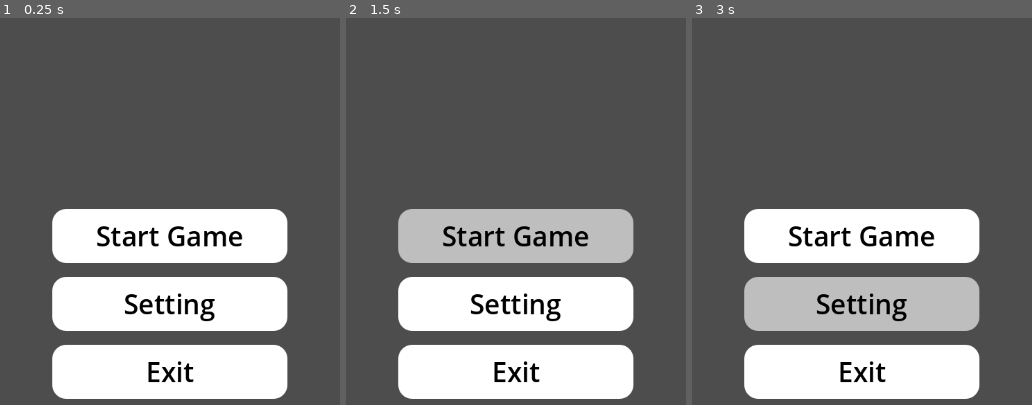
Above: before the commit, frames 1-3 (left to right).
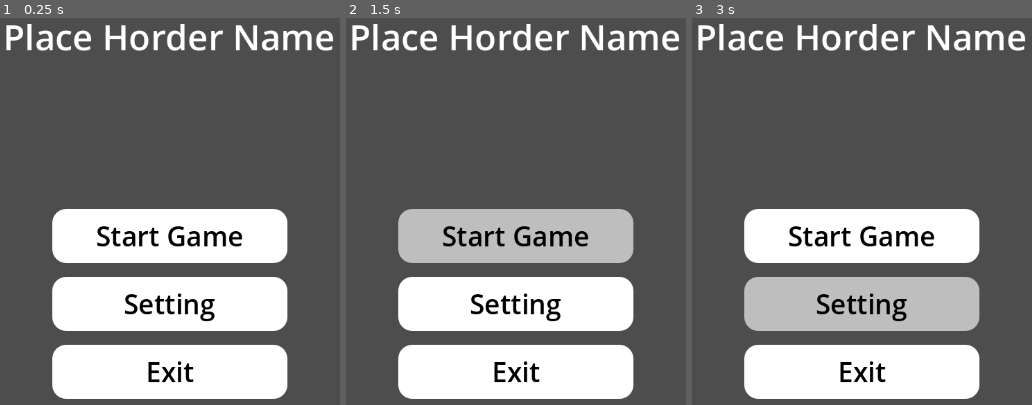
Above: after the commit, the same moments.

Repository: jhyjek/BrewBound
Game: Godot game, scene res://Main_Menu/Main_menu.tscn
The game is run twice, just before and just after one commit, with the same random seed, the same clock (stepped at 60 frames per second) and the same inputs.
Inputs:
- Up to frame 1 (0.25 s): no input
- Up to frame 2 (1.5 s): click "Start Game" at 0.5 s; click "Start Game" at 1.25 s
- Up to frame 3 (3 s): click "Start Game" at 2 s; click "Setting" at 2.75 s

The runs differ from the first frame. In frame 1, 2.6% of the frame differs, in the area x 1-98%, y 1-9%; in frame 2, 2.6%; in frame 3, 2.6%.

Commit message:
Update to Title Name Location

Diff:
--- a/Main_Menu/Main_menu.tscn
+++ b/Main_Menu/Main_menu.tscn
@@ -28,6 +28,21 @@
 grow_horizontal = 2
 grow_vertical = 2
 script = ExtResource("1_u8243")
+
+[node name="Label" type="Label" parent="."]
+layout_mode = 1
+anchors_preset = 5
+anchor_left = 0.5
+anchor_right = 0.5
+offset_left = -298.0
+offset_top = 49.0
+offset_right = 298.0
+offset_bottom = 163.0
+grow_horizontal = 2
+theme_override_font_sizes/font_size = 51
+text = "Place Horder Name"
+horizontal_alignment = 1
+vertical_alignment = 1
 
 [node name="VBoxContainer" type="VBoxContainer" parent="."]
 layout_mode = 1
